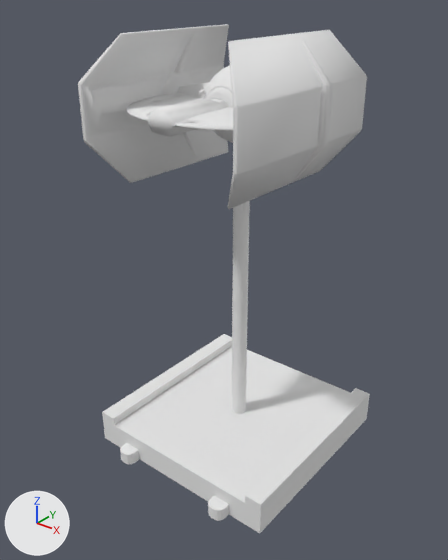
The OBJ model Assets/ImportedAssets/Tabletop Simulator/Ships/TIE Advanced/TIE Advanced.obj, before and after one commit.
One viewpoint serves both versions: a camera (50 mm lens) standing at (3.7, -4.91, 4.87) and looking at (-0.14, -0.11, 1.9). Arrows for +X, +Y and +Z are at lower left; the lights stay in place. Where no turn or scale is listed for an object, it has been applied to the vertices. Vertices at the same position are counted once.

The older version as bpy lines, for what is in view:
```python
me_mainhull_000 = bpy.data.meshes.new('MainHull.000')
me_mainhull_000.from_pydata(...)  # 1123 vertices, 1753 faces; spans x -1.16..1.16, y -1.31..1.31, z -0.15..4.45
me_mainhull_000.materials.append(mat_small_base_cube_002_auv)  # white #e7e7e7
ob_mainhull_000 = bpy.data.objects.new('MainHull.000', me_mainhull_000)
ob_mainhull_000.location = (0.0, 0.0, 0.0)
```
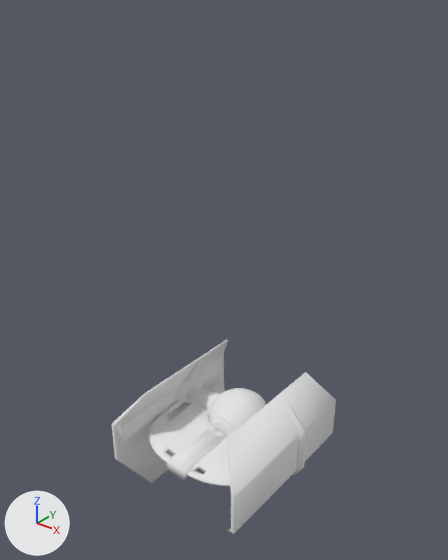
Commit message: TIE Advanced Model

Edits to the bpy script that builds the scene:
```text
Change me_mainhull_000:
    used by ob_mainhull_000; location = (0.0, 0.0, 0.0)
    remove me_mainhull_000.from_pydata(...)  # 1123 vertices, 1753 faces; spans x -1.16..1.16, y -1.31..1.31, z -0.15..4.45
    add me_mainhull_000.from_pydata(...)  # 955 vertices, 1444 faces; spans x -0.94..0.94, y -1.24..0.77, z -0.67..0.67
    me_mainhull_000 part 1: the loose piece of 150 vertices spanning x -0.38..0.38, y -0.32..0.38, z 3.4..4.16 is moved by (0.0, 0.0, -3.78)
    me_mainhull_000 part 2: the loose piece of 16 vertices spanning x -0.21..0.21, y -0.32, z 3.57..3.99 is moved by (0.0, 0.0, -3.78)
    me_mainhull_000 part 3: the loose piece of 8 vertices spanning x 0.0..0.11, y -0.47..-0.41, z 3.86..3.89 is moved by (0.0, 0.0, -3.78)
    me_mainhull_000 part 4: the loose piece of 8 vertices spanning x -0.11..0.0, y -0.47..-0.41, z 3.86..3.89 is moved by (0.0, 0.0, -3.78)
    me_mainhull_000 part 5: the loose piece of 8 vertices spanning x -0.08..0.08, y -1.11..-0.5, z 3.68..3.69 is moved by (0.0, 0.0, -3.59)
    me_mainhull_000 part 6: the loose piece of 8 vertices spanning x -0.1..0.1, y -1.13..-0.48, z 3.86..3.87 is moved by (0.0, 0.0, -3.78)
    me_mainhull_000 part 7: the loose piece of 8 vertices spanning x -0.08..0.08, y -1.11..-0.5, z 3.87..3.88 is mirrored in z about its middle, then moved by (0.0, 0.0, -3.98)
    me_mainhull_000 part 8: the loose piece of 84 vertices spanning x 0.13..0.81, y -1.11..-0.03, z 3.74..3.82 is moved by (0.0, 0.0, -3.78)
    me_mainhull_000 part 9: the loose piece of 36 vertices spanning x 0.58..0.9, y -1.24..0.77, z 3.11..4.45 is moved by (0.0, 0.0, -3.78)
    me_mainhull_000 part 10: the loose piece of 24 vertices spanning x 0.63..0.94, y -0.04..0.04, z 3.16..4.4 is moved by (0.0, 0.0, -3.78)
    me_mainhull_000 part 11: the loose piece of 8 vertices spanning x 0.9..0.92, y -0.08..0.08, z 3.54..4.02 is moved by (0.0, 0.0, -3.78)
    me_mainhull_000 part 12: the loose piece of 16 vertices spanning x -0.85..-0.78, y -0.24..0.24, z 3.54..4.02 is moved by (0.0, 0.0, -3.78)
    me_mainhull_000 part 13: the loose piece of 16 vertices spanning x -0.85..-0.61, y -0.04..0.04, z 3.17..4.39 is moved by (0.0, 0.0, -3.78)
    me_mainhull_000 part 14: the loose piece of 12 vertices spanning x -0.79..-0.3, y -0.2..0.2, z 3.59..3.98 is moved by (0.0, 0.0, -3.78)
    me_mainhull_000 part 15: 13 loose pieces with 405 vertices, spanning x -0.9..0.3, y -1.24..0.77, z -0.03..4.45, are deleted
    me_mainhull_000 part 16: 152 vertices removed from x -1.16..1.16, y -1.31..1.31, z -0.15..0.25; 389 vertices added at x -0.9..0.3, y -1.24..0.77, z -0.67..0.67
```

Where the change shows, as pixel boxes [x1, y1, x2, y2] in the pictures (448 x 560 px; the box of a moved part takes in the faces that stretch with it):
'MainHull.000', reshaped (23% narrower, 62% shorter)
    before: [78, 24, 370, 533]
    after: [112, 340, 336, 534]
part 1 of me_mainhull_000, moved or reshaped
    before: [204, 66, 233, 143]
    after: [208, 388, 266, 431]
part 2 of me_mainhull_000, moved or reshaped
    before: [206, 86, 232, 98]
    after: [209, 416, 234, 431]
part 3 of me_mainhull_000, moved or reshaped
    before: [212, 98, 224, 104]
    after: [214, 429, 224, 437]
part 4 of me_mainhull_000, moved or reshaped
    before: [203, 98, 215, 101]
    after: [207, 427, 217, 433]
part 5 of me_mainhull_000, moved or reshaped
    before: [156, 129, 198, 137]
    after: [171, 431, 218, 466]
part 6 of me_mainhull_000, moved or reshaped
    before: [153, 102, 219, 115]
    after: [169, 430, 220, 469]
part 7 of me_mainhull_000, moved or reshaped (not visible afterwards)
    before: [155, 100, 216, 113]
part 8 of me_mainhull_000, moved or reshaped
    before: [175, 107, 233, 131]
    after: [187, 438, 230, 486]
part 9 of me_mainhull_000, moved or reshaped
    before: [228, 30, 367, 209]
    after: [227, 372, 336, 534]
part 10 of me_mainhull_000, moved or reshaped
    before: [295, 39, 332, 179]
    after: [283, 397, 307, 476]
part 11 of me_mainhull_000, moved or reshaped
    before: [318, 88, 332, 144]
    after: [296, 436, 307, 470]
part 12 of me_mainhull_000, moved or reshaped
    before: [162, 70, 194, 95]
    after: [175, 375, 202, 412]
part 13 of me_mainhull_000, moved or reshaped
    before: [174, 34, 197, 156]
    after: [185, 360, 201, 381]
part 14 of me_mainhull_000, moved or reshaped
    before: [177, 82, 210, 98]
    after: [187, 387, 220, 411]
part 15 of me_mainhull_000, deleted
    before: [78, 24, 250, 414]
part 16 of me_mainhull_000, built on
    before: [102, 334, 370, 533]
    after: [112, 340, 234, 483]
